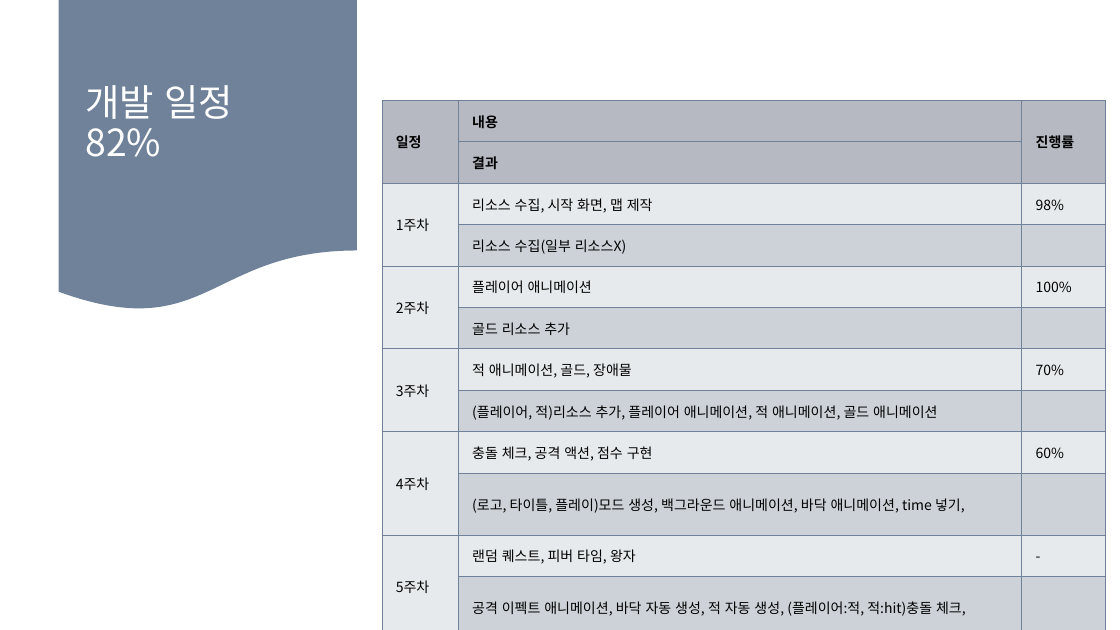
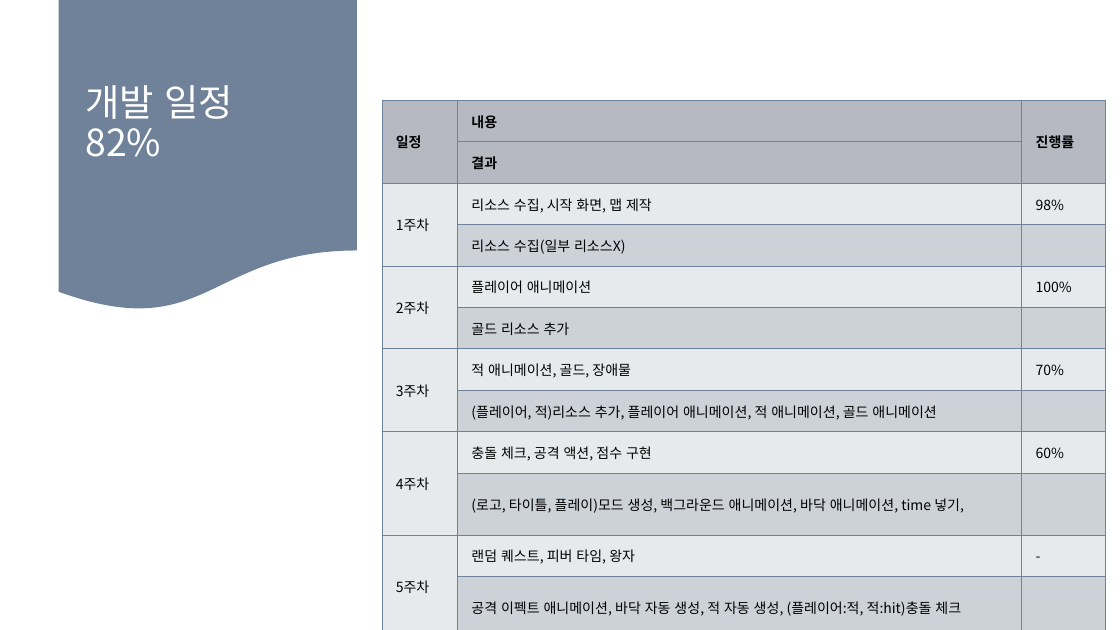
Before and after one commit to MrSeojin/2023182003_2DGP_project, a slide deck: slide 2 of 2DGP 2차 프로젝트 발표 PPT.pptx (slide 3 before the commit). Drawn at 1120x630 pixels with LibreOffice and Linux fonts; fonts in the diff are those of the drawing. Boxes give left, top, right and bottom in pixels: in the first picture for what was removed or moved away, otherwise in the second. Text is boxed around its words. In the diff, an @@ line names an element or a change of style, - is before the commit and + after.

```diff
--- a/2DGP 2차 프로젝트 발표 PPT.pptx
+++ b/2DGP 2차 프로젝트 발표 PPT.pptx
@@ table at bbox=[382, 100, 1107, 620] @@
-row 12, column 2: 공격 이펙트 애니메이션, 바닥 자동 생성, 적 자동 생성, (플레이어:적, 적:hit)충돌 체크,
+row 12, column 2: 공격 이펙트 애니메이션, 바닥 자동 생성, 적 자동 생성, (플레이어:적, 적:hit)충돌 체크
```
Also in this commit, not shown: 1 other slide changed, 1 slide added, 3 other files.
